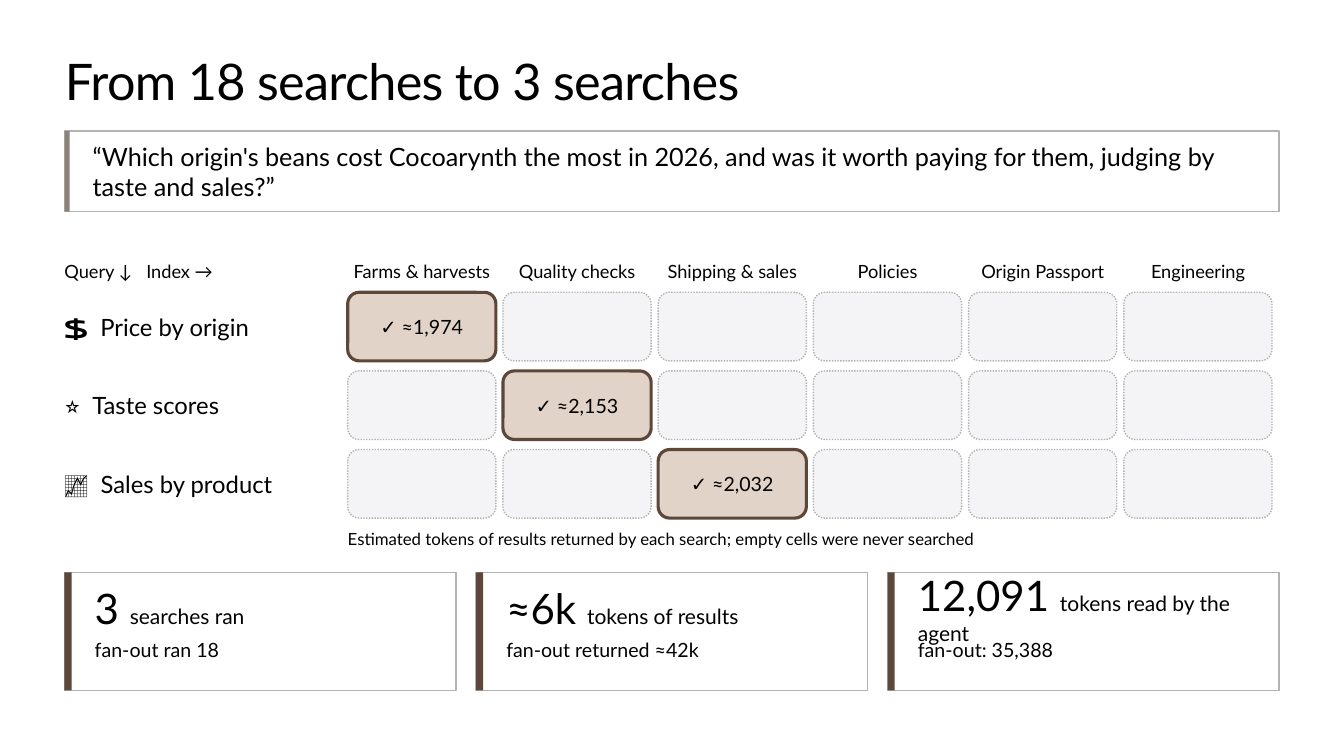
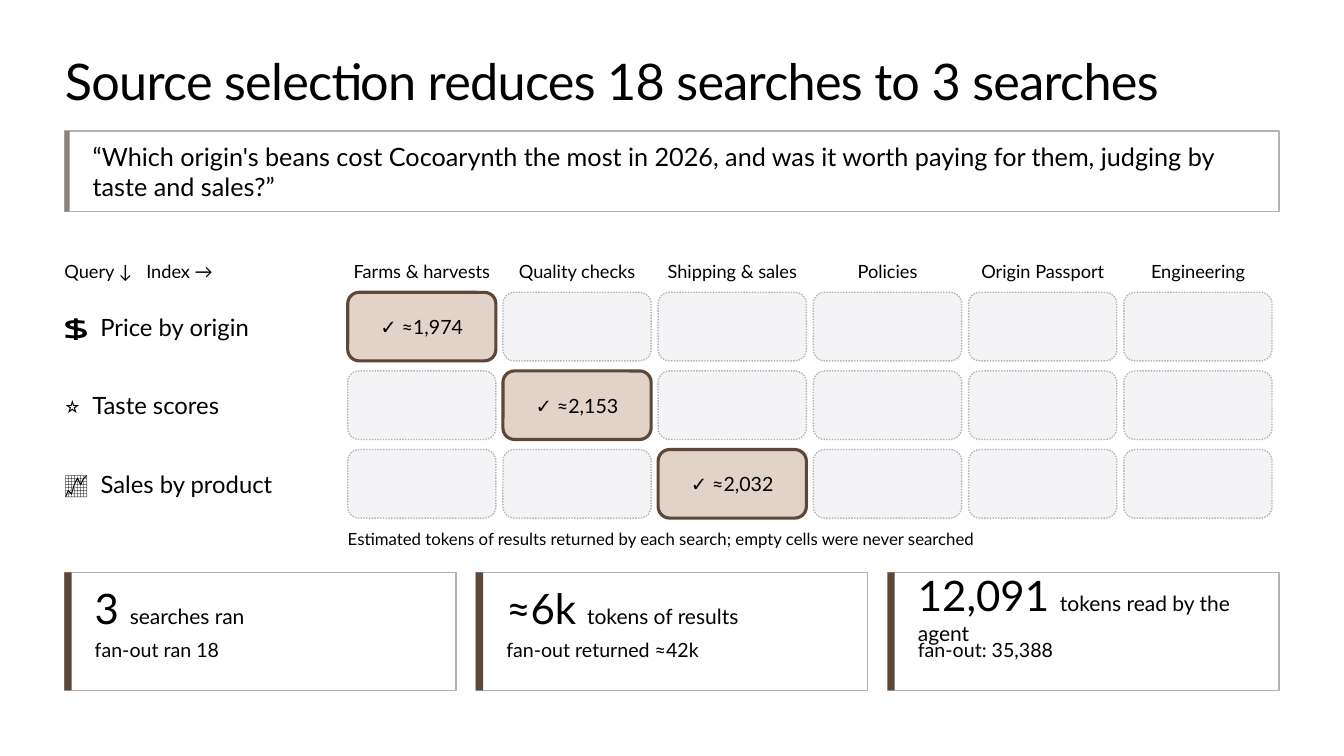
Before and after one commit to microsoft/ignite26-BRK300-building-agentic-retrieval-from-diy-to-foundry-iq, a slide deck: slide 24 of IgniteBRK300-WorkingDeck.pptx. Drawn at 1344x756 pixels with LibreOffice and Linux fonts; fonts in the diff are those of the drawing; background and template pictures are left out. Boxes give left, top, right and bottom in pixels: in the first picture for what was removed or moved away, otherwise in the second. Text is boxed around its words. In the diff, an @@ line names an element or a change of style, - is before the commit and + after.

Commit message:
Latest slideS

```diff
--- a/IgniteBRK300-WorkingDeck.pptx
+++ b/IgniteBRK300-WorkingDeck.pptx
@@ title at [65,63,1158,101]: text changed @@
-From 18 searches to 3 searches
+Source selection reduces 18 searches to 3 searches
```
Also in this commit, not shown: 1 other slide changed, 5 slides added.
